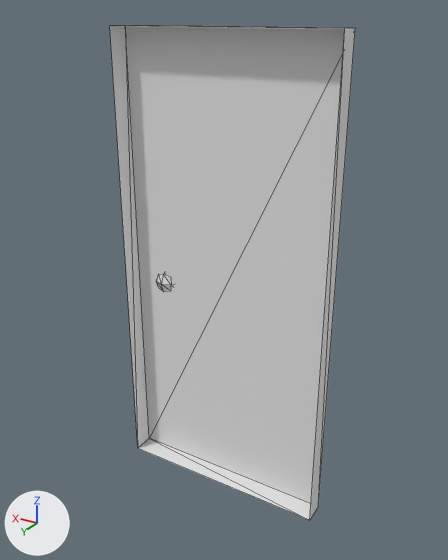
The glTF model assets/interactables/doors/normal_door.glb, before and after one commit.
Camera for both pictures: a camera (50 mm lens) standing at (0.21, 4.29, 2.15) and looking at (1.48, 2.17, 1.09). Arrows for +X, +Y and +Z are at lower left; the lights stay in place. Mesh edges are drawn as thin lines. Vertices at the same position are counted once.

The older version as bpy lines, for what is in view:
```python
me_cube_003 = bpy.data.meshes.new('Cube.003')
me_cube_003.from_pydata(...)  # 34 vertices, 58 faces; spans x -0.5..0.5, y -0.2..0.0, z 0.0..2.1
# before: 30 (-0.5, 0.0, 0.0) at pixel (309, 520), 31 (-0.5, 0.0, 2.1) at pixel (344, 28), 32 (0.5, 0.0, 0.0) at pixel (137, 448), 33 (0.5, 0.0, 2.1) at pixel (109, 25)
ob_cube_001 = bpy.data.objects.new('Cube.001', me_cube_003)
ob_cube_001.location = (1.5, 2.2, 0.0)
```
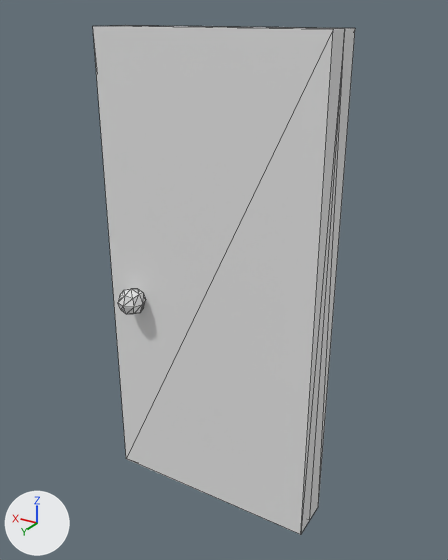
The newer file is also turned or shifted as a whole; pictures and numbers use the older file's frame.

Pixel boxes [x1, y1, x2, y2] of what changed, in the pictures (448 x 560 px):
'Cube.001', reshaped (7% wider): before [110, 25, 355, 520]; after [93, 25, 355, 534]
part 1 of me_cube_003, added: after [118, 289, 146, 314]
part 2 of me_cube_003, added: after [93, 26, 345, 534]

The change, as a diff of the scene's bpy script:
```diff
--- a/assets/interactables/doors/normal_door.glb.py
+++ b/assets/interactables/doors/normal_door.glb.py
@@ me_cube_003 @@
 me_cube_003.from_pydata(...)  # 34 vertices, 58 faces; spans x -0.5..0.5, y -0.2..0.0, z 0.0..2.1
 # used by ob_cube_001; location = (1.5, 2.2, 0.0)
 # verts and faces of me_cube_003; kept vertices keep their numbers, new ones are numbered from 34
+# me_cube_003 part 1: the loose piece of 26 vertices spanning x 0.29..0.42, y -0.2..-0.08, z 0.9..1.02 is copied, and the copy is mirrored in y about the mesh origin; it spans x 0.29..0.42, y 0.08..0.2, z 0.9..1.02
+# me_cube_003 part 2
+for new, old in zip([*range(34, 38)], [*range(30, 34)]): verts[new] = verts[old] + (0.0, 0.1, 0.0)
+faces += [(32, 36, 37), (32, 37, 33), (34, 35, 36), (35, 37, 36), (30, 34, 36), (30, 36, 32)]
+faces += [(33, 37, 35), (31, 33, 35), (30, 31, 34), (31, 35, 34)]
```
